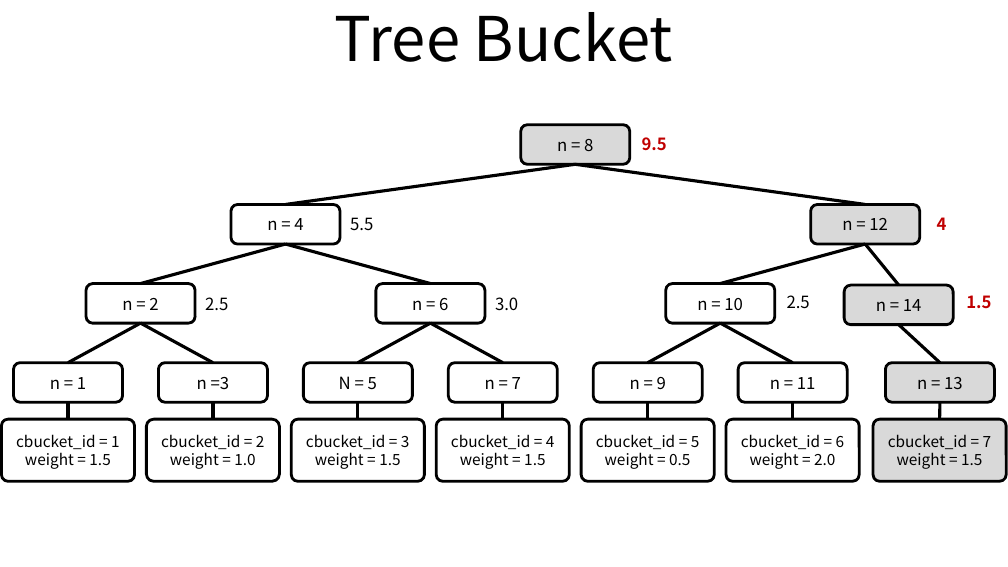
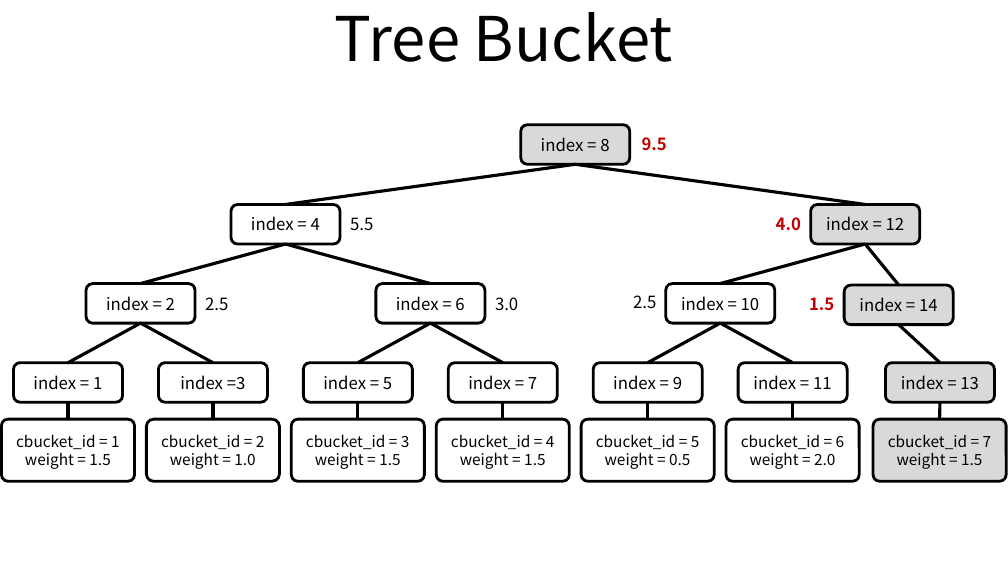
Before and after one commit to ssup2/blog-old, a slide deck: slide 5 of images/theory_analysis/Ceph_CRUSH_Map_Bucket_Type/Ceph_CRUSH.pptx. Drawn at 1008x567 pixels with LibreOffice and Linux fonts; fonts in the diff are those of the drawing. Boxes give left, top, right and bottom in pixels: in the first picture for what was removed or moved away, otherwise in the second. Text is boxed around its words. In the diff, an @@ line names an element or a change of style, - is before the commit and + after.

```diff
--- a/images/theory_analysis/Ceph_CRUSH_Map_Bucket_Type/Ceph_CRUSH.pptx
+++ b/images/theory_analysis/Ceph_CRUSH_Map_Bucket_Type/Ceph_CRUSH.pptx
@@ text in rounded rectangle at (541, 137, 609, 151): text changed @@
-n = 8
+index = 8
@@ text in rounded rectangle at (251, 216, 320, 231): text changed @@
-n = 4
+index = 4
@@ text at (776, 217, 801, 230): text changed @@
-4
+4.0
@@ text in rounded rectangle at (826, 216, 905, 230): text changed @@
-n = 12
+index = 12
@@ text in rounded rectangle at (106, 296, 175, 311): text changed @@
-n = 2
+index = 2
@@ text in rounded rectangle at (396, 296, 464, 311): text changed @@
-n = 6
+index = 6
@@ text "2.5": place and size @@
-text "2.5" at (787, 295, 810, 309)
+text "2.5" at (633, 295, 656, 309)
@@ text in rounded rectangle at (681, 296, 760, 311): text changed @@
-n = 10
+index = 10
@@ text "1.5": place and size @@
-text "1.5" at (966, 295, 991, 309)
+text "1.5" at (809, 297, 834, 311)
@@ text in rounded rectangle at (859, 297, 938, 311): text changed @@
-n = 14
+index = 14
@@ text in rounded rectangle at (33, 375, 102, 390): text changed @@
-n = 1
+index = 1
@@ text in rounded rectangle at (180, 375, 246, 390): text changed @@
-n =3
+index =3
@@ text in rounded rectangle at (323, 375, 392, 390): text changed @@
-N = 5
+index = 5
@@ text in rounded rectangle at (468, 375, 537, 390): text changed @@
-n = 7
+index = 7
@@ text in rounded rectangle at (613, 375, 682, 390): text changed @@
-n = 9
+index = 9
@@ text in rounded rectangle at (753, 375, 832, 390): text changed @@
-n = 11
+index = 11
@@ text in rounded rectangle at (901, 375, 979, 389): text changed @@
-n = 13
+index = 13
```
Also in this commit, not shown: 1 other slide changed, 3 other files.
